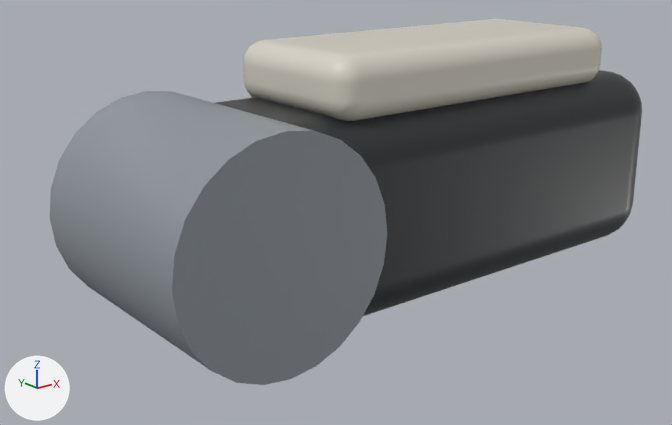
What one commit did to the glTF model src/raptor_description/meshes/digitigrade/left_toe_1_proximal_link.glb.
Both versions are drawn from a 50 mm lens placed at (-0.0542, -0.0908, 0.0344), pointed at (0.0208, 0.0029, -0.0031). Arrows for +X, +Y and +Z are at lower left; the lights stay in place. The picture after the commit comes second. Vertices at exactly the same position are counted once.

Script lines for the objects in view, before the commit:
```python
me_left_toe_1_proximal_link = bpy.data.meshes.new('left_toe_1_proximal_link')
me_left_toe_1_proximal_link.from_pydata(...)  # 666 vertices, 1320 faces; spans x -0.014..0.07, y -0.015..0.015, z -0.014..0.02
# faces by material slot: [588, 588, 144]
me_left_toe_1_proximal_link.materials.append(mat_anodized_frame_left_toe_1_proximal_link__segment__anodized_metal)
me_left_toe_1_proximal_link.materials.append(mat_painted_armour_left_toe_1_proximal_link__cap__coated_metal)  # light grey #d8d3c6
me_left_toe_1_proximal_link.materials.append(mat_brushed_actuator_left_toe_1_proximal_link__hinge__brushed_metal)  # grey #8d949b
ob_left_toe_1_proximal_link = bpy.data.objects.new('left_toe_1_proximal_link', me_left_toe_1_proximal_link)
ob_left_toe_1_proximal_link.location = (0.0, 0.0, 0.0)
```
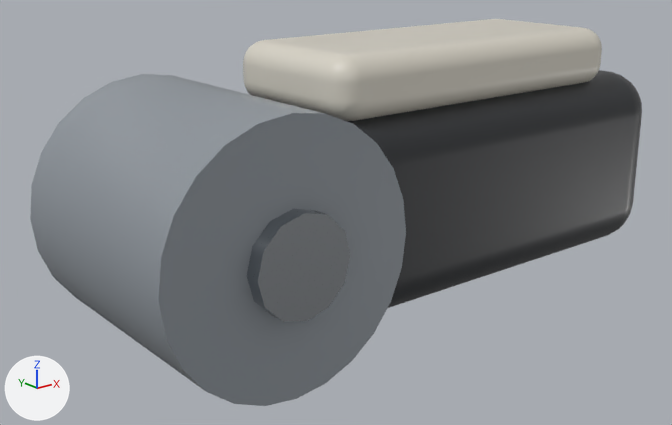
What differs and where, as boxes (x1, y1, x2, y2) in the pictures (672 x 425 px; the box of a moved part takes in the faces that stretch with it):
'left_toe_1_proximal_link', reshaped
    before: (50, 19, 642, 385)
    after: (30, 19, 642, 406)
part 1 of me_left_toe_1_proximal_link, added
    after: (247, 208, 350, 322)
part 2 of me_left_toe_1_proximal_link, moved or reshaped
    before: (50, 91, 387, 385)
    after: (30, 74, 406, 406)

Patch to the scene script:
```diff
--- a/src/raptor_description/meshes/digitigrade/left_toe_1_proximal_link.glb.py
+++ b/src/raptor_description/meshes/digitigrade/left_toe_1_proximal_link.glb.py
@@ img_image_4 @@
+img_image_4 = load_image('Image_4', '_unpacked/Image_4', 64, 64, 'Non-Color')
@@ mat_polished_pin_left_toe_1_proximal_link__knuckle_pin__polished_metal @@
+mat_polished_pin_left_toe_1_proximal_link__knuckle_pin__polished_metal = bpy.data.materials.new('polished pin left_toe_1_proximal_link__knuckle_pin [polished-metal]')
+# colours: light grey #b8bdc2
+# uses the picture img_image_4
@@ me_left_toe_1_proximal_link @@
 # used by ob_left_toe_1_proximal_link; location = (0.0, 0.0, 0.0)
-me_left_toe_1_proximal_link.from_pydata(...)  # 666 vertices, 1320 faces; spans x -0.014..0.07, y -0.015..0.015, z -0.014..0.02
+me_left_toe_1_proximal_link.from_pydata(...)  # 704 vertices, 1392 faces; spans x -0.016..0.07, y -0.018..0.018, z -0.016..0.02
+# me_left_toe_1_proximal_link part 1: a new loose piece of 38 vertices spanning x -0.006..0.006, y -0.018..0.018, z -0.006..0.006, in mat_polished_pin_left_toe_1_proximal_link__knuckle_pin__polished_metal
+# me_left_toe_1_proximal_link part 2
+# 74 vertices move from x -0.014..0.014, y -0.015..0.015, z -0.014..0.014 to x -0.016..0.016, y -0.016..0.016, z -0.016..0.016
 me_left_toe_1_proximal_link.materials.append(mat_anodized_frame_left_toe_1_proximal_link__segment__anodized_metal)
@@ me_left_toe_1_proximal_link @@
 me_left_toe_1_proximal_link.materials.append(mat_brushed_actuator_left_toe_1_proximal_link__hinge__brushed_metal)
+me_left_toe_1_proximal_link.materials.append(mat_polished_pin_left_toe_1_proximal_link__knuckle_pin__polished_metal)
```
